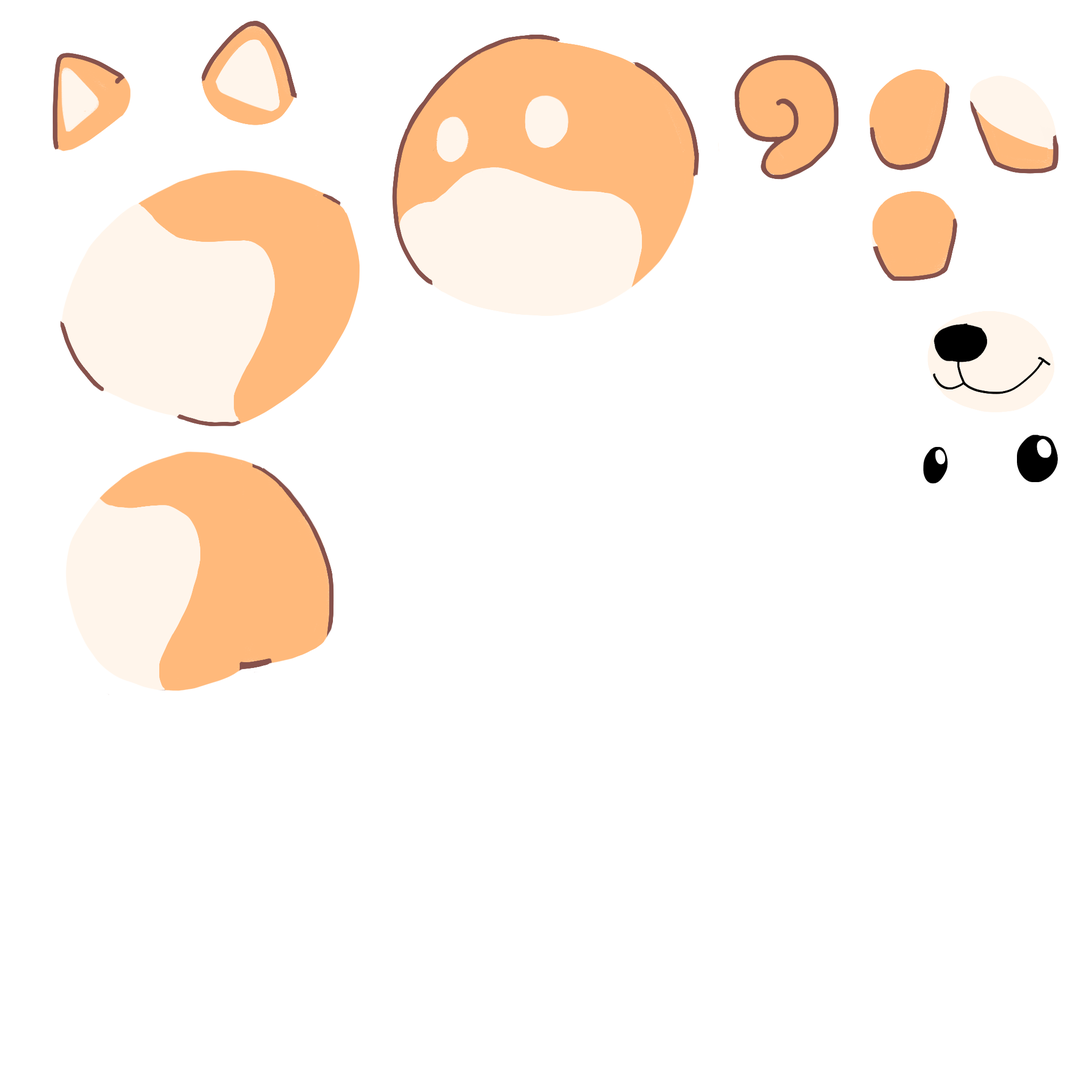
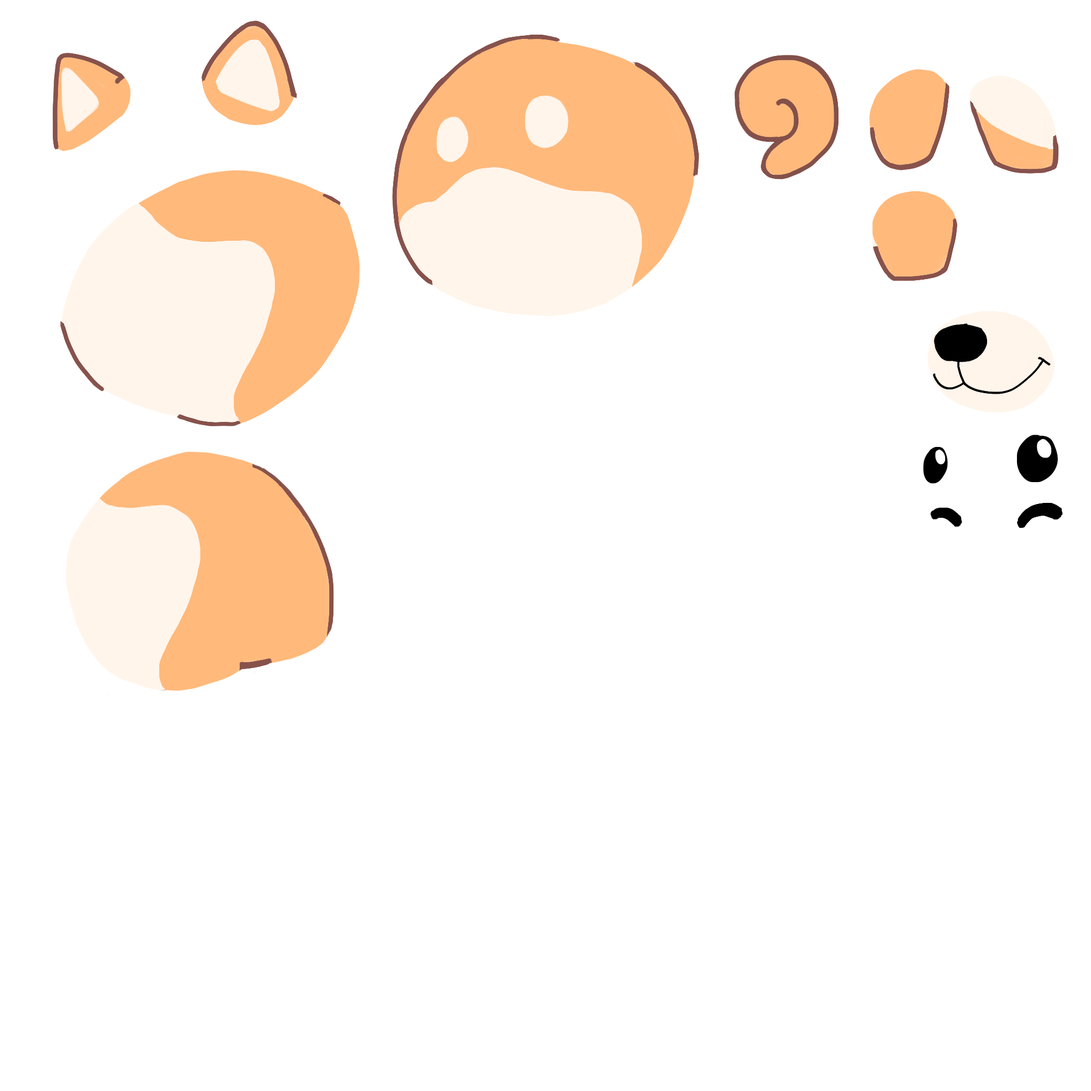
Layers edited between the first and the second 1091x1091 image:
added layer "Layer 6" in group "middle" over (x1=930, y1=503, x2=1064, y2=529)
